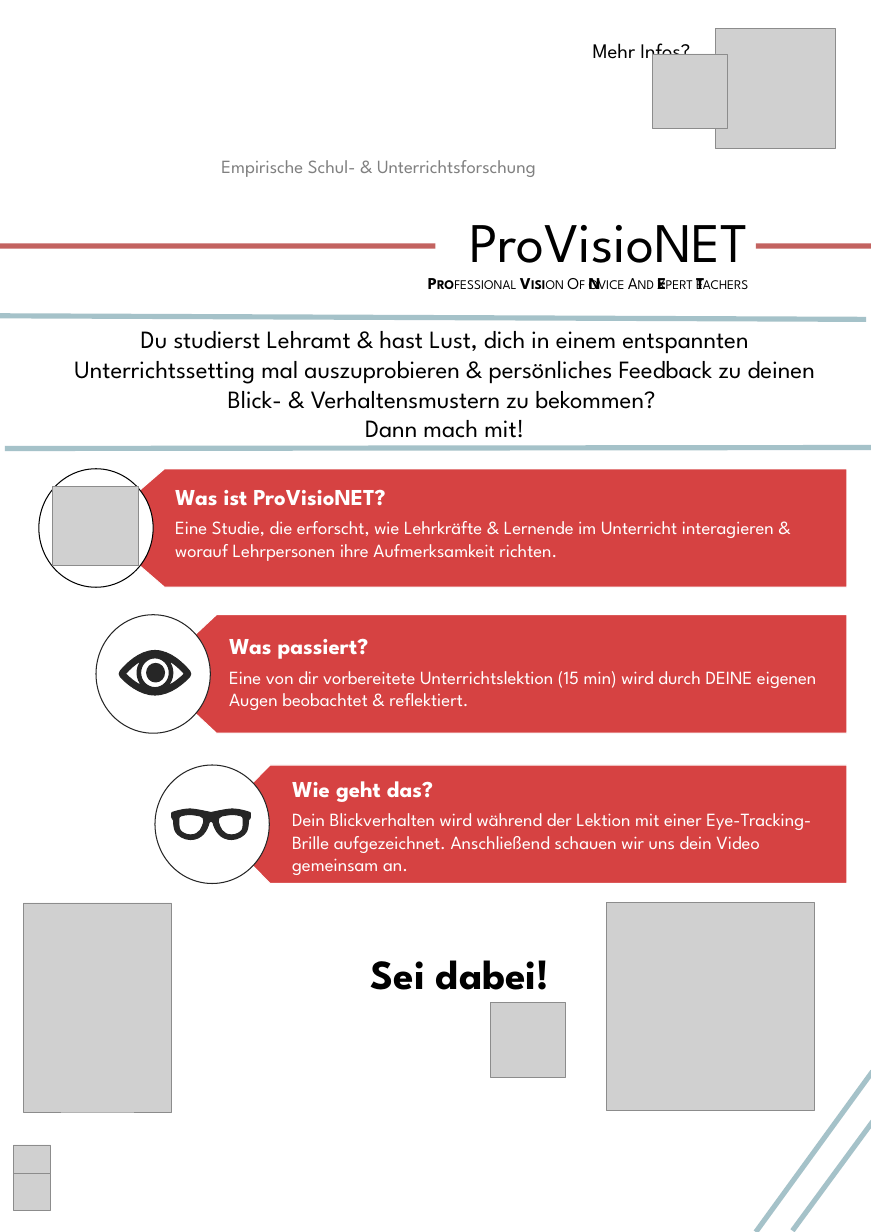
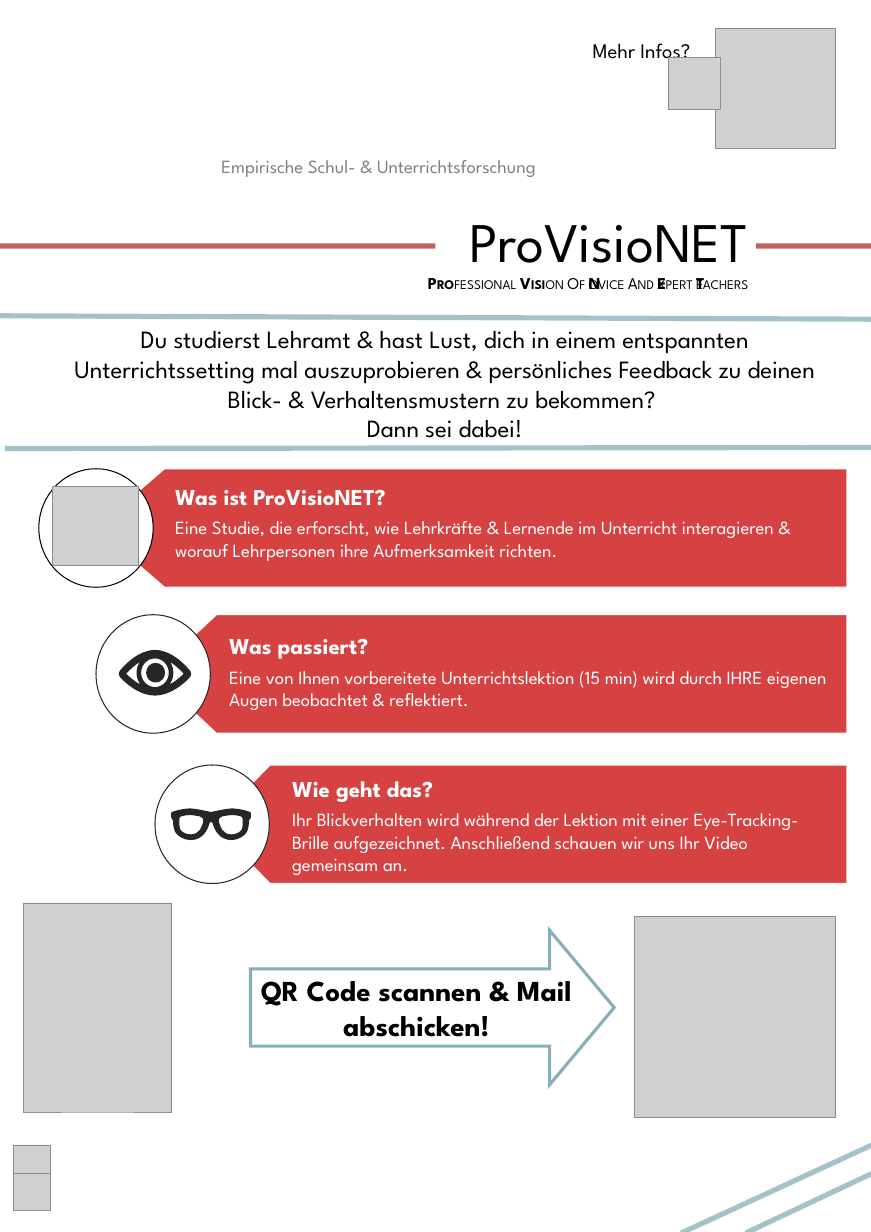
Before and after one commit to ginaamri/Mandy-PhD, a slide deck: slide 1 of 01_studies/01_Laborstudie ProVisioNET/Akquise/ProVisioNET_Poster_Studierende.pptx. Drawn at 871x1232 pixels with LibreOffice and Linux fonts; fonts in the diff are those of the drawing; grey boxes stand for pictures; background and template pictures are left out. Boxes give left, top, right and bottom in pixels: in the first picture for what was removed or moved away, otherwise in the second. Text is boxed around its words. In the diff, an @@ line names an element or a change of style, - is before the commit and + after.

```diff
--- a/01_studies/01_Laborstudie ProVisioNET/Akquise/ProVisioNET_Poster_Studierende.pptx
+++ b/01_studies/01_Laborstudie ProVisioNET/Akquise/ProVisioNET_Poster_Studierende.pptx
@@ picture: place and size @@
-picture at <box>653,54,727,128</box>
+picture at <box>668,57,720,110</box>
@@ line moved from (0, 316) - (867, 320) to (0, 316) - (871, 319) @@
@@ text at <box>367,420,523,438</box>: text changed @@
-Dann mach mit!
+Dann sei dabei!
@@ text at <box>229,671,826,710</box>: text changed @@
-Eine von dir vorbereitete Unterrichtslektion (15 min) wird durch DEINE eigenen Augen beobachtet & reflektiert.
+Eine von Ihnen vorbereitete Unterrichtslektion (15 min) wird durch IHRE eigenen Augen beobachtet & reflektiert.
@@ text at <box>292,813,799,875</box>: text changed @@
-Dein Blickverhalten wird während der Lektion mit einer Eye-Tracking-Brille aufgezeichnet. Anschließend schauen wir uns dein Video gemeinsam an.
+Ihr Blickverhalten wird während der Lektion mit einer Eye-Tracking-Brille aufgezeichnet. Anschließend schauen wir uns Ihr Video gemeinsam an.
@@ picture: place and size @@
-picture at <box>606,902,814,1110</box>
+picture at <box>634,916,835,1118</box>
@@ right arrow added at <box>250,931,614,1085</box>, fill #FFFFFF, outline #88AEB8 3 pt, 28 pt, text #000000, bold @@
+QR Code scannen & Mail abschicken!
@@ text removed at <box>371,960,549,990</box> @@
-Sei dabei!
@@ picture removed at <box>490,1003,565,1077</box> @@
@@ line moved from (756, 1232) - (871, 1071) to (681, 1232) - (871, 1139) @@
@@ line moved from (793, 1231) - (871, 1121) to (746, 1232) - (871, 1174) @@
```
Also in this commit, not shown: 2 other files.
